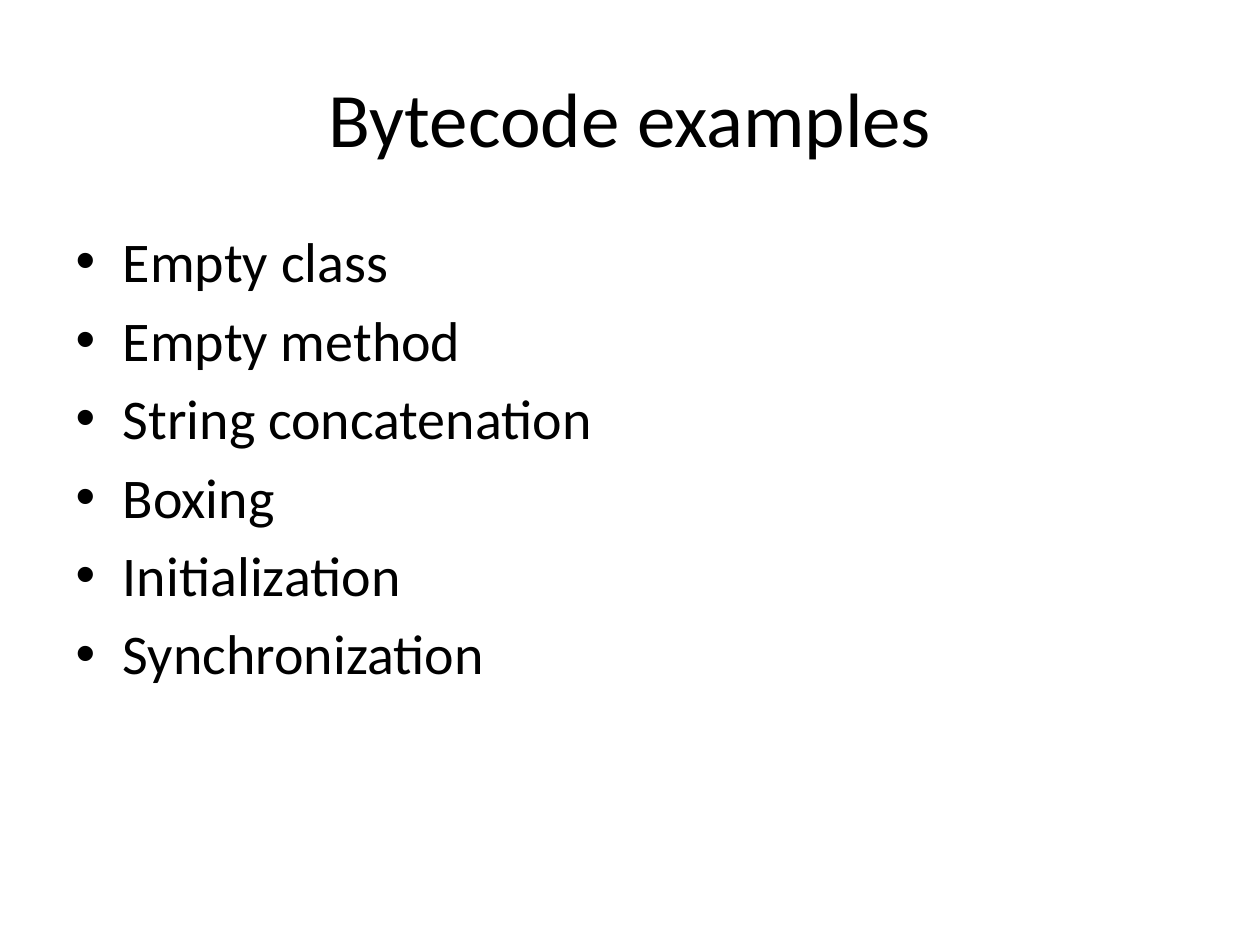
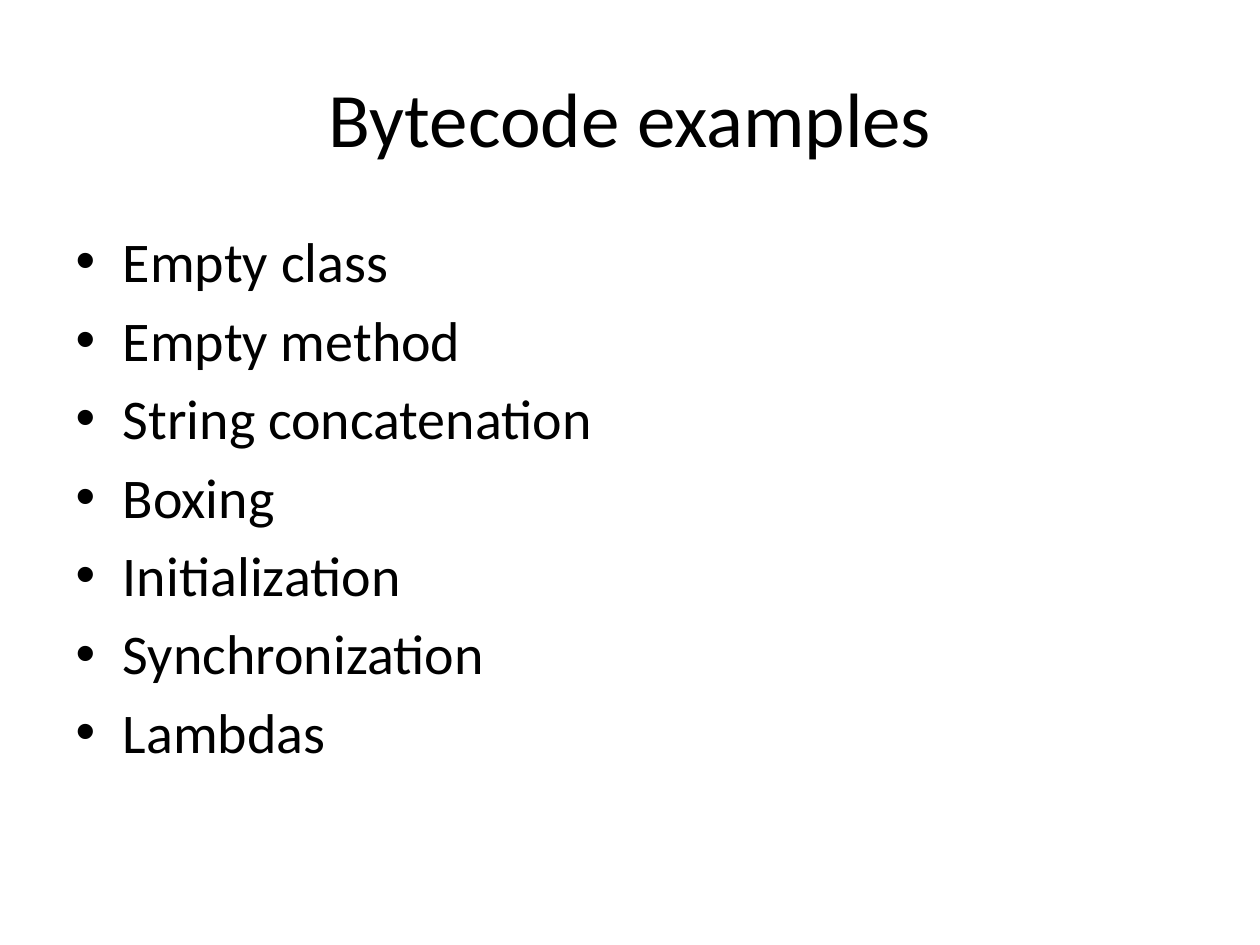
Before and after one commit to sdarioo/presentations, a slide deck: slide 18 of java_bytecode/bytecode.pptx. Drawn at 1260x945 pixels with LibreOffice and Linux fonts; fonts in the diff are those of the drawing. Boxes give left, top, right and bottom in pixels: in the first picture for what was removed or moved away, otherwise in the second. Text is boxed around its words. In the diff, an @@ line names an element or a change of style, - is before the commit and + after.

Commit message:
Added more examples.

```diff
--- a/java_bytecode/bytecode.pptx
+++ b/java_bytecode/bytecode.pptx
@@ text at [123, 714, 326, 754]: paragraph added @@
+• Lambdas
```
Also in this commit, not shown: 4 other slides changed, 7 other files.
